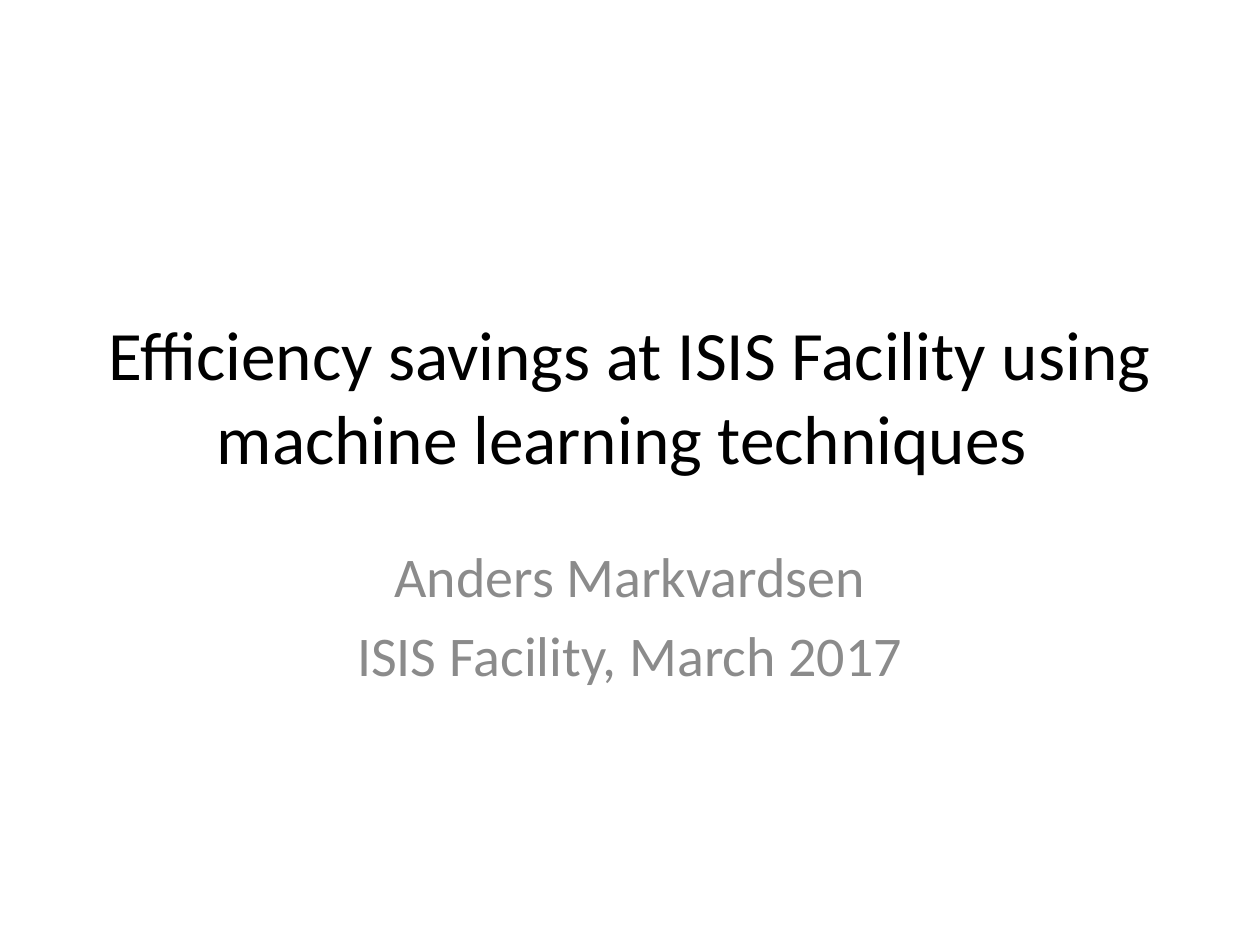
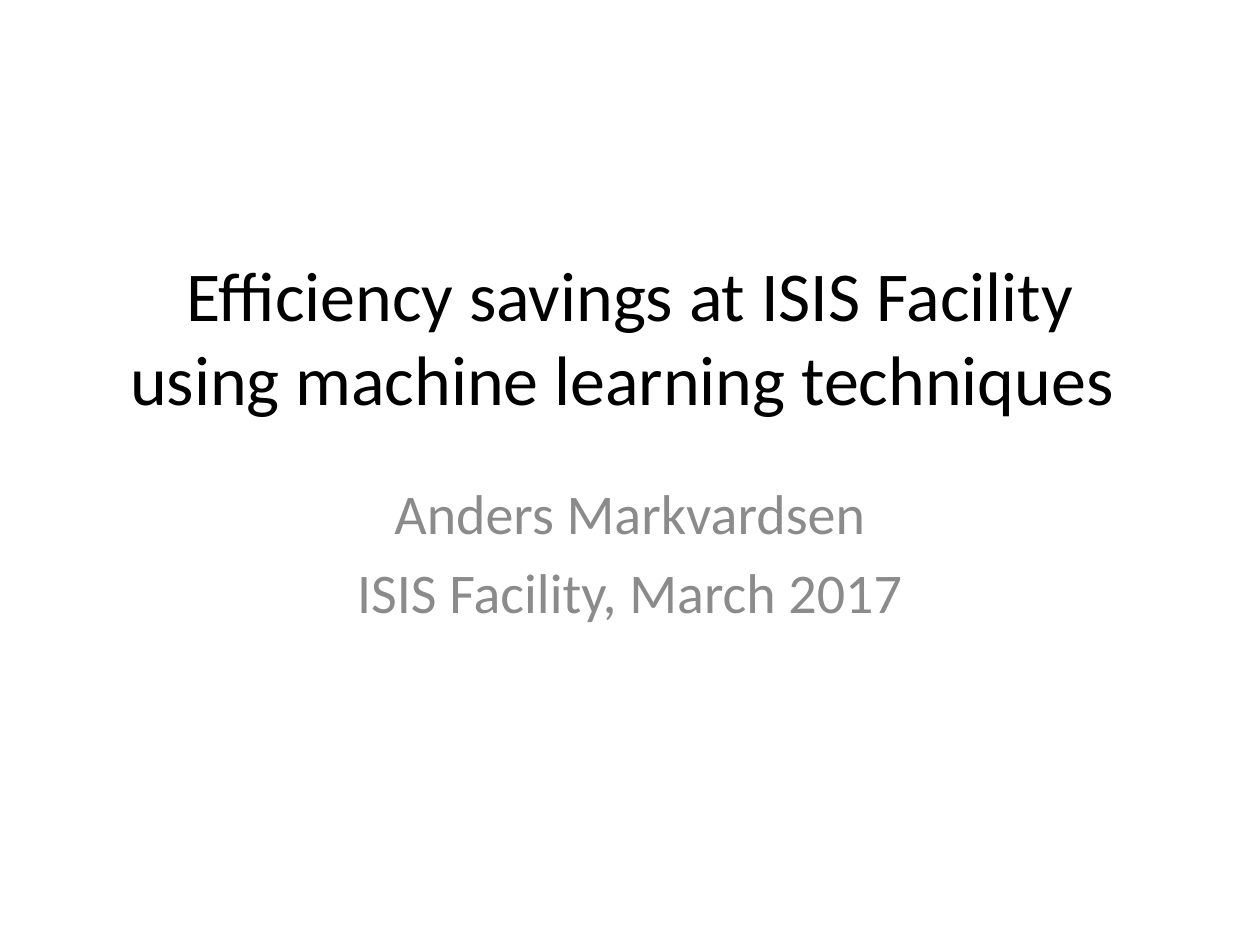
Before and after one commit to ISISScientificComputing/ml-peak-finding, a slide deck: slide 1 of documents/presentations/machine_learning_at_ISIS.pptx. Drawn at 1260x945 pixels with LibreOffice and Linux fonts; fonts in the diff are those of the drawing; background and template pictures are left out. Boxes give left, top, right and bottom in pixels: in the first picture for what was removed or moved away, otherwise in the second. Text is boxed around its words. In the diff, an @@ line names an element or a change of style, - is before the commit and + after.

Commit message:
presentation remembering to use the ISIS template

```diff
--- a/documents/presentations/machine_learning_at_ISIS.pptx
+++ b/documents/presentations/machine_learning_at_ISIS.pptx
@@ title "Efficiency savings at ISIS Facility ...": place and size @@
-title "Efficiency savings at ISIS Facility ..." at (109,332,1150,476)
+title "Efficiency savings at ISIS Facility ..." at (130,272,1113,417)
@@ title "Efficiency savings at ISIS Facility ..." at (130,272,1113,417): size 39.6 to 40 pt @@
@@ subtitle "Anders Markvardsen": place and size @@
-subtitle "Anders Markvardsen" at (357,558,901,685)
+subtitle "Anders Markvardsen" at (357,495,901,622)
```
Also in this commit, not shown: 12 other slides changed.
